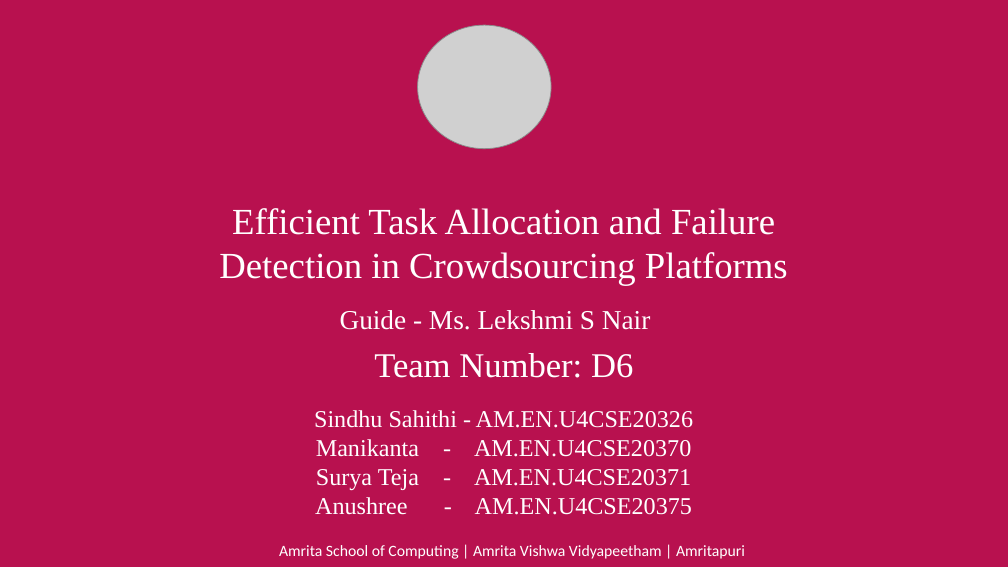
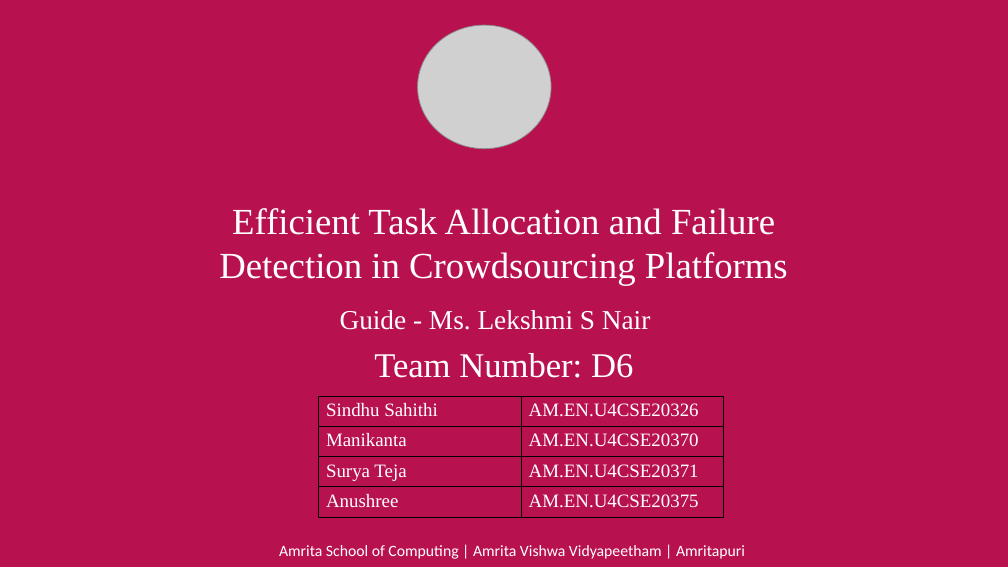
Before and after one commit to manikantathota23/Effective-Task-Allocation-and-Failure-detection, a slide deck: slide 1 of Documentation/First_review_D6.pptx. Drawn at 1008x567 pixels with LibreOffice and Linux fonts; fonts in the diff are those of the drawing; grey boxes stand for pictures. Boxes give left, top, right and bottom in pixels: in the first picture for what was removed or moved away, otherwise in the second. Text is boxed around its words. In the diff, an @@ line names an element or a change of style, - is before the commit and + after.

```diff
--- a/Documentation/First_review_D6.pptx
+++ b/Documentation/First_review_D6.pptx
@@ text at (314, 410, 693, 515): paragraphs removed @@
-Sindhu Sahithi - AM.EN.U4CSE20326
-Manikanta - AM.EN.U4CSE20370
-Surya Teja - AM.EN.U4CSE20371
-Anushree - AM.EN.U4CSE20375
@@ table added at (318, 396, 724, 517), 4 rows, 2 columns @@
+Sindhu Sahithi | AM.EN.U4CSE20326
+Manikanta | AM.EN.U4CSE20370
+Surya Teja | AM.EN.U4CSE20371
+Anushree | AM.EN.U4CSE20375
```
Also in this commit, not shown: 4 other slides changed, 15 slides added, 11 slides removed, 2 other files.
